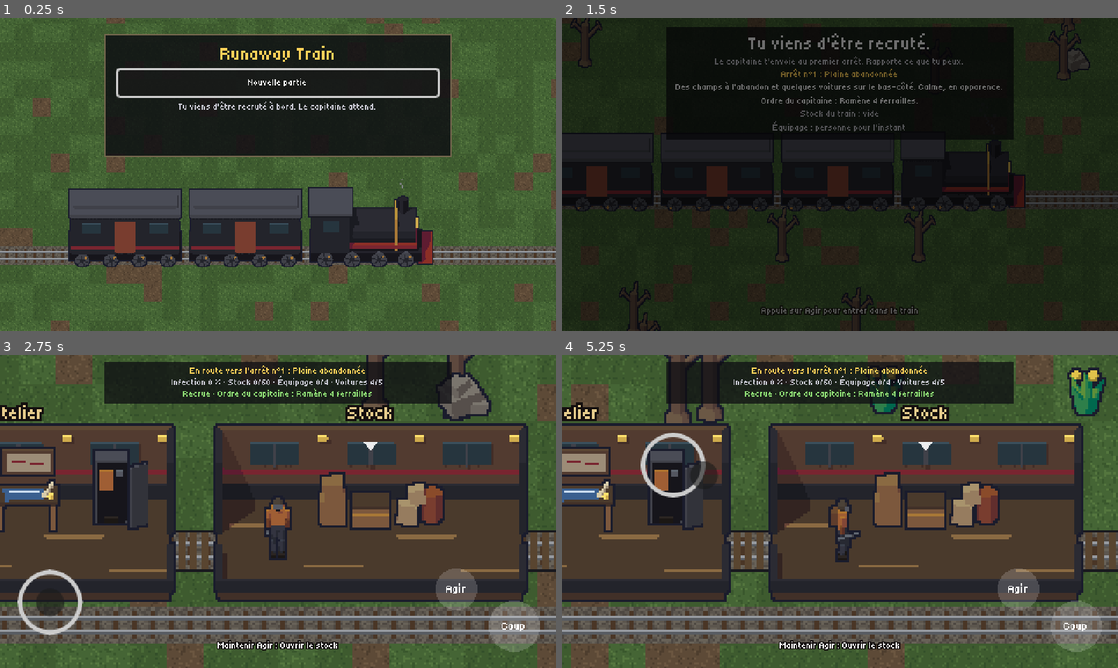
Above: before the commit, frames 1-4 (two rows, left to right).
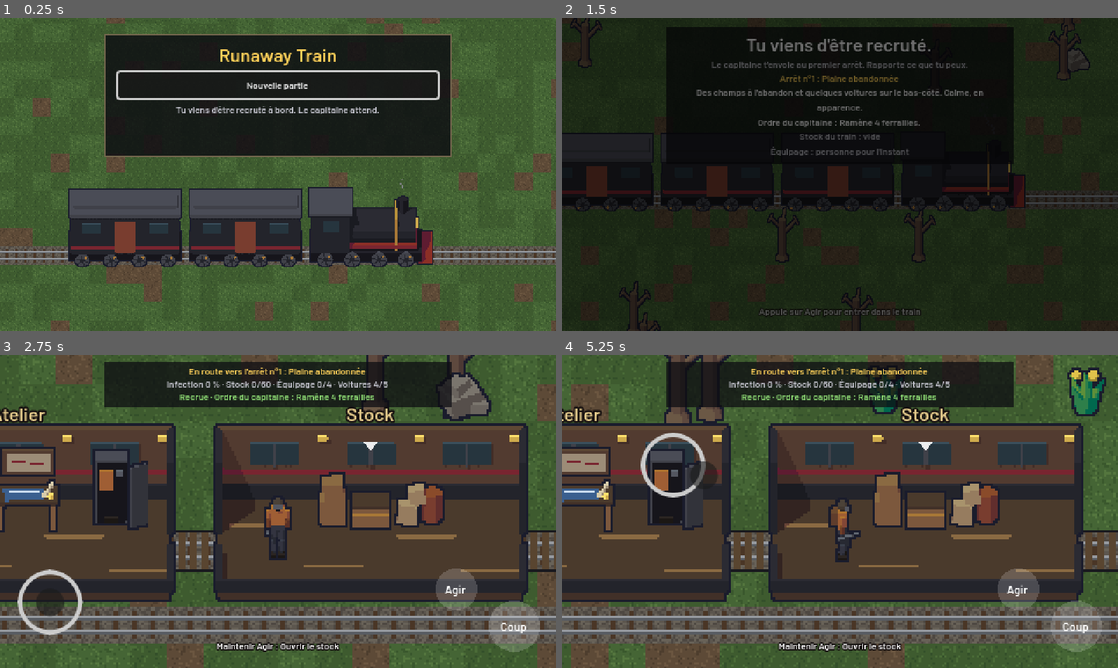
Above: after the commit, the same moments.

Repository: Andrews-Hef/Runaway-_train-
Game: Godot game, scene res://levels/title/title.tscn
Two runs of this game, one before a commit and one after it. Both use one fixed random seed, a clock stepped at 60 frames per second and the inputs below.
Inputs (mouse positions are in pixels of both pictures, inside the frame that each line leads up to):
- Up to frame 1 (0.25 s): no input
- Up to frame 2 (1.5 s): click "Nouvelle partie" at 0.5 s; tap Enter at 1.25 s; move the mouse to (962, 158) at 1.27 s; hold D (move_right) from 1.28 s (still down); hold Space (attack) from 1.28 s (still down); click (962, 158) at 1.42 s
- Up to frame 3 (2.75 s): release D (move_right) at 2 s; release Space (attack) at 2 s; drag from (511, 627) to (278, 545) at 2.02 s
- Up to frame 4 (5.25 s): move the mouse to (1017, 589) at 2.77 s; hold D (move_right) 2.78-3.5 s; hold Space (attack) 2.78-3.5 s; click (1017, 589) at 2.92 s; drag from (812, 574) to (662, 542) at 3.52 s; move the mouse to (1006, 558) at 4.27 s; hold A (move_left) 4.28-5 s; hold Space (attack) 4.28-5 s; drag from (673, 464) to (901, 542) at 5.02 s

The runs differ from the first frame. In frame 1, 2.8% of the frame differs, in the area x 20-80%, y 8-31%; in frame 2, 4.5%, in the area x 20-82%, y 4-96%; in frame 3, 3.6%; in frame 4, 3.5%.

Commit message:
feat: police lisible (Barlow) au lieu des polices pixel, rendu canvas_items
- Barlow SemiBold pour le texte, Barlow Bold pour les chiffres du HUD (OFL)
- suppression de Tiny5 et Press Start 2P
- étirement en canvas_items : le pixel art reste agrandi par paliers
  entiers, le texte est dessiné à la résolution réelle de l'écran
- textes posés dans le monde du train rendus à double taille puis réduits
  pour rester nets malgré le zoom de la caméra

Diff:
--- a/levels/train_interior/train_interior.gd
+++ b/levels/train_interior/train_interior.gd
@@ -34,6 +34,8 @@
 const SIDE_TRACK_ROW: int = 2
 ## Grossissement de la caméra : on est à l'intérieur, on voit de plus près.
 const ZOOM: float = 2.0
+## Taille (à l'écran, avant zoom) des textes posés dans le monde du train.
+const WORLD_FONT_SIZE: float = 8.0
 ## Hauteur fixe de la caméra : le train (paroi du fond comprise) est centré.
 const CAMERA_Y: float = -17.0
 
@@ -288,16 +290,8 @@
 		sprite.play(&"idle_s")
 		sprite.frame = i * 3 % 10 # pas tous la même respiration
 		_world.add_child(sprite)
-		var label := Label.new()
-		label.theme = GAME_THEME
-		label.text = member.display_name
-		label.horizontal_alignment = HORIZONTAL_ALIGNMENT_CENTER
-		label.position = Vector2(-30.0, -44.0)
-		label.size = Vector2(60.0, 10.0)
-		label.add_theme_color_override(&"font_color", Color(1.0, 0.82, 0.35))
-		label.add_theme_color_override(&"font_outline_color", Color(0.08, 0.06, 0.06))
-		label.add_theme_constant_override(&"outline_size", 3)
-		sprite.add_child(label)
+		sprite.add_child(_world_label(member.display_name, Vector2(0.0, -44.0), 60.0,
+				Color(1.0, 0.82, 0.35)))
 	return last
 
 
@@ -356,15 +350,25 @@
 
 
 func _sign(title: String, x: float) -> Label:
+	return _world_label(title, Vector2(x, -64.0), 80.0, Color(0.9, 0.8, 0.55))
+
+
+## Texte posé dans le monde du train. La caméra zoome ×ZOOM : un texte de 8 px
+## serait rendu petit puis agrandi (flou, pixelisé). On le rend donc ZOOM fois
+## plus grand et on le réduit d'autant : à l'écran il a la même taille, mais net.
+## `top_center` : milieu du bord haut, en coordonnées du monde.
+func _world_label(text: String, top_center: Vector2, width: float, color: Color) -> Label:
 	var label := Label.new()
 	label.theme = GAME_THEME
-	label.text = title
+	label.text = text
 	label.horizontal_alignment = HORIZONTAL_ALIGNMENT_CENTER
-	label.position = Vector2(x - 40.0, -64.0)
-	label.size = Vector2(80.0, 10.0)
-	label.add_theme_color_override(&"font_color", Color(0.9, 0.8, 0.55))
+	label.size = Vector2(width * ZOOM, 10.0 * ZOOM)
+	label.scale = Vector2.ONE / ZOOM
+	label.position = top_center - Vector2(width * 0.5, 0.0)
+	label.add_theme_font_size_override(&"font_size", roundi(WORLD_FONT_SIZE * ZOOM))
+	label.add_theme_color_override(&"font_color", color)
 	label.add_theme_color_override(&"font_outline_color", Color(0.08, 0.06, 0.06))
-	label.add_theme_constant_override(&"outline_size", 3)
+	label.add_theme_constant_override(&"outline_size", roundi(3.0 * ZOOM))
 	return label
 
 
--- a/project.godot
+++ b/project.godot
@@ -32,7 +32,7 @@
 window/size/viewport_height=270
 window/size/window_width_override=1440
 window/size/window_height_override=810
-window/stretch/mode="viewport"
+window/stretch/mode="canvas_items"
 window/stretch/aspect="expand"
 window/stretch/scale_mode="integer"
 window/handheld/orientation=4
--- a/ui/hud/hud.gd
+++ b/ui/hud/hud.gd
@@ -2,7 +2,7 @@
 ## Interface en jeu : temps d'arrêt restant, vie, infection, butin et consignes.
 ##
 ## Elle n'a aucune logique de jeu : elle affiche ce que les systèmes lui signalent.
-## Icônes 12 px (assets/ui/icons/) et chiffres en 16 px, textes cernés de noir :
+## Icônes 12 px (assets/ui/icons/), chiffres en gras plus gros, ombre sous les textes :
 ## lisible sur un petit écran.
 
 const NORMAL_TIME_COLOR: Color = Color(1.0, 1.0, 1.0)
@@ -11,8 +11,9 @@
 const BAG_ICON: Texture2D = preload("res://assets/ui/icons/bag.png")
 const RECRUIT_ICON: Texture2D = preload("res://assets/ui/icons/recruit.png")
 const PLAN_ICON: Texture2D = preload("res://assets/ui/icons/plan.png")
-## Police des chiffres : Press Start 2P (OFL), chiffres épais, nets à 8 px.
-const NUMBERS_FONT: Font = preload("res://assets/fonts/press_start_2p/PressStart2P-Regular.ttf")
+## Police des chiffres : Barlow Bold (OFL), plus grosse que le texte.
+const NUMBERS_FONT: Font = preload("res://assets/fonts/barlow/Barlow-Bold.ttf")
+const NUMBERS_SIZE: int = 11
 
 @onready var _timer_label: Label = %TimerLabel
 @onready var _health_label: Label = %HealthLabel
@@ -184,7 +185,7 @@
 	row.add_child(picture)
 	var label := Label.new()
 	label.add_theme_font_override(&"font", NUMBERS_FONT)
-	label.add_theme_font_size_override(&"font_size", 8)
+	label.add_theme_font_size_override(&"font_size", NUMBERS_SIZE)
 	label.size_flags_vertical = Control.SIZE_SHRINK_CENTER
 	row.add_child(label)
 	return row
--- a/ui/hud/hud.tscn
+++ b/ui/hud/hud.tscn
@@ -6,7 +6,7 @@
 [ext_resource type="Texture2D" path="res://assets/ui/icons/health.png" id="11_health"]
 [ext_resource type="Texture2D" path="res://assets/ui/icons/infection.png" id="12_infection"]
 [ext_resource type="Texture2D" path="res://assets/ui/icons/order.png" id="13_order"]
-[ext_resource type="FontFile" path="res://assets/fonts/press_start_2p/PressStart2P-Regular.ttf" id="14_numbers"]
+[ext_resource type="FontFile" path="res://assets/fonts/barlow/Barlow-Bold.ttf" id="14_numbers"]
 
 [sub_resource type="StyleBoxFlat" id="StyleBoxFlat_panel"]
 content_margin_left = 4.0
@@ -74,7 +74,7 @@
 unique_name_in_owner = true
 layout_mode = 2
 theme_override_fonts/font = ExtResource("14_numbers")
-theme_override_font_sizes/font_size = 8
+theme_override_font_sizes/font_size = 11
 text = "1:30"
 
 [node name="HealthRow" type="HBoxContainer" parent="Root/Status/VBox"]
@@ -93,7 +93,7 @@
 unique_name_in_owner = true
 layout_mode = 2
 theme_override_fonts/font = ExtResource("14_numbers")
-theme_override_font_sizes/font_size = 8
+theme_override_font_sizes/font_size = 11
 text = "10/10"
 
 [node name="HealthBar" type="ProgressBar" parent="Root/Status/VBox"]
@@ -124,7 +124,7 @@
 unique_name_in_owner = true
 layout_mode = 2
 theme_override_fonts/font = ExtResource("14_numbers")
-theme_override_font_sizes/font_size = 8
+theme_override_font_sizes/font_size = 11
 text = "0 %"
 
 [node name="StageLabel" type="Label" parent="Root/Status/VBox/InfectionRow"]
@@ -228,7 +228,7 @@
 unique_name_in_owner = true
 layout_mode = 2
 theme_override_fonts/font = ExtResource("14_numbers")
-theme_override_font_sizes/font_size = 8
+theme_override_font_sizes/font_size = 11
 text = "0/4"
 
 [node name="Toast" type="Label" parent="Root"]
--- a/ui/theme/game_theme.tres
+++ b/ui/theme/game_theme.tres
@@ -1,6 +1,6 @@
 [gd_resource type="Theme" format=3]
 
-[ext_resource type="FontFile" path="res://assets/fonts/tiny5/tiny5.woff2" id="1_v71op"]
+[ext_resource type="FontFile" path="res://assets/fonts/barlow/Barlow-SemiBold.ttf" id="1_v71op"]
 
 [resource]
 default_font = ExtResource("1_v71op")
Binary file added: assets/fonts/barlow/Barlow-Bold.ttf
Not shown, changed: assets/fonts/barlow/Barlow-Bold.ttf.import
Binary file added: assets/fonts/barlow/Barlow-SemiBold.ttf
Not shown, changed: assets/fonts/barlow/Barlow-SemiBold.ttf.import
Not shown, changed: assets/fonts/barlow/OFL.txt
Binary file removed: assets/fonts/press_start_2p/PressStart2P-Regular.ttf
Not shown, removed: assets/fonts/tiny5/OFL.txt
Binary file removed: assets/fonts/tiny5/tiny5.woff2
